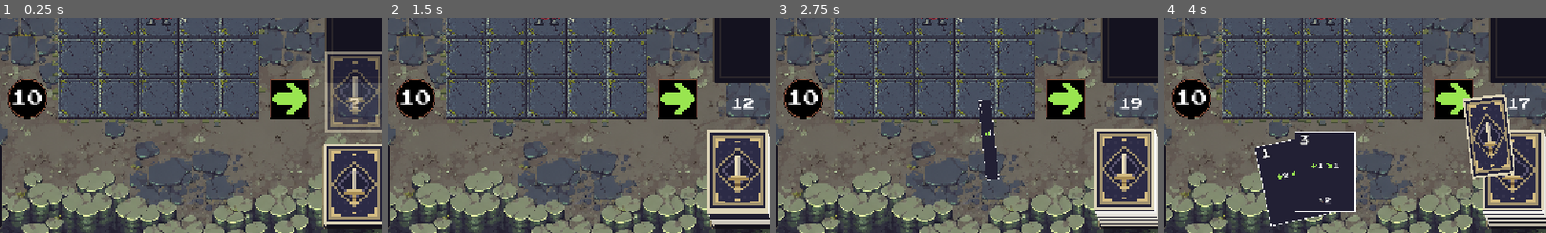
Above: before the commit, frames 1-4 (left to right).
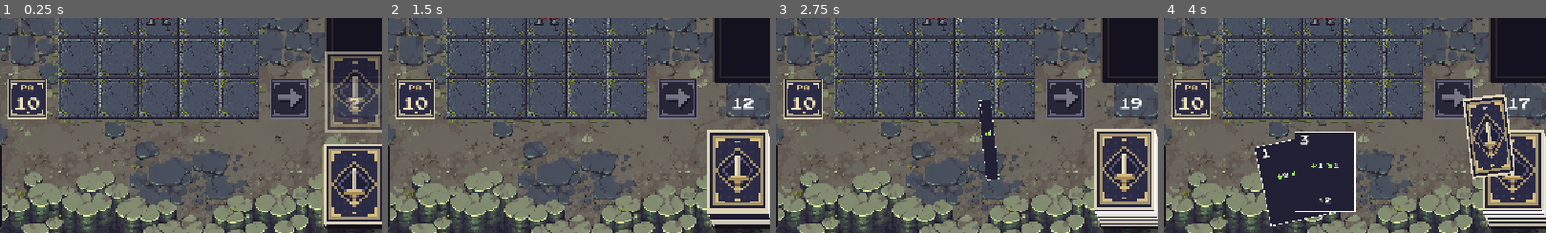
Above: after the commit, the same moments.

Repository: TheLizarditto/Foxtrot1Prototipo
Game: Godot game, scene res://Scenes/main.tscn
Same seed, same stepped clock (60 frames per second), same inputs: the game is played once before the commit and once after it.
Inputs (mouse positions are % of the whole screen's width and height, from its top left):
- Up to frame 1 (0.25 s): no input
- Up to frame 2 (1.5 s): move the mouse to (72, 45) at 0.52 s; click (72, 45) at 0.67 s; move the mouse to (30, 55) at 1.27 s; click (30, 55) at 1.42 s
- Up to frame 3 (2.75 s): move the mouse to (60, 28) at 2.02 s; click (60, 28) at 2.17 s
- Up to frame 4 (4 s): move the mouse to (45, 70) at 2.77 s; click (45, 70) at 2.92 s; move the mouse to (80, 65) at 3.52 s; click (80, 65) at 3.67 s
The pictures show only the part of the screen within x 29-79%, y 50-100%; the shares and areas given below are measured in that part.

The runs differ from the first frame. In frame 1, 3.8% of the frame differs, in the area x 2-81%, y 28-48%; in frame 2, 3.8%; in frame 3, 3.8%; in frame 4, 3.6%.

Commit message:
Feat: funcionalidad de administracion de PA con la cola

Diff:
--- /dev/null
+++ b/Assets/PA/indicador_pa.svg
@@ -0,0 +1,9 @@
+<svg xmlns="http://www.w3.org/2000/svg" width="64" height="64" viewBox="0 0 32 32" shape-rendering="crispEdges">
+  <rect width="32" height="32" fill="#ddd4b7"/>
+  <rect x="1" y="1" width="30" height="30" fill="#222137"/>
+  <rect x="2" y="2" width="28" height="28" fill="#a3936f"/>
+  <rect x="3" y="3" width="26" height="26" fill="#2c2b46"/>
+  <path d="M4 8V4h4 M24 4h4v4 M4 24v4h4 M24 28h4v-4" fill="none" stroke="#ddd4b7" stroke-width="1"/>
+  <rect x="8" y="12" width="16" height="1" fill="#a3936f"/>
+  <rect x="15" y="27" width="2" height="1" fill="#d5bd82"/>
+</svg>
--- /dev/null
+++ b/Assets/Turno/pasar_turno_disabled.svg
@@ -0,0 +1,12 @@
+<svg xmlns="http://www.w3.org/2000/svg" width="64" height="64" viewBox="0 0 32 32" shape-rendering="crispEdges">
+  <rect width="32" height="32" fill="#777482"/>
+  <rect x="1" y="1" width="30" height="30" fill="#222137"/>
+  <rect x="2" y="2" width="28" height="28" fill="#5d5872"/>
+  <rect x="3" y="3" width="26" height="26" fill="#272637"/>
+  <path d="M4 8V4h4 M24 4h4v4 M4 24v4h4 M24 28h4v-4" fill="none" stroke="#777482" stroke-width="1"/>
+  <g transform="translate(0 0)">
+    <path d="M8 14h10V9h2v2h2v2h2v2h2v2h-2v2h-2v2h-2v2h-2v-5H8Z" fill="#171622" transform="translate(0 1)"/>
+    <path d="M7 13h10V8h2v2h2v2h2v2h2v2h-2v2h-2v2h-2v2h-2v-5H7Z" fill="#777482"/>
+    <rect x="7" y="16" width="10" height="1" fill="#5d5872"/>
+  </g>
+</svg>
--- /dev/null
+++ b/Assets/Turno/pasar_turno_hover.svg
@@ -0,0 +1,12 @@
+<svg xmlns="http://www.w3.org/2000/svg" width="64" height="64" viewBox="0 0 32 32" shape-rendering="crispEdges">
+  <rect width="32" height="32" fill="#eee1bb"/>
+  <rect x="1" y="1" width="30" height="30" fill="#222137"/>
+  <rect x="2" y="2" width="28" height="28" fill="#d5bd82"/>
+  <rect x="3" y="3" width="26" height="26" fill="#36344e"/>
+  <path d="M4 8V4h4 M24 4h4v4 M4 24v4h4 M24 28h4v-4" fill="none" stroke="#eee1bb" stroke-width="1"/>
+  <g transform="translate(0 0)">
+    <path d="M8 14h10V9h2v2h2v2h2v2h2v2h-2v2h-2v2h-2v2h-2v-5H8Z" fill="#171622" transform="translate(0 1)"/>
+    <path d="M7 13h10V8h2v2h2v2h2v2h2v2h-2v2h-2v2h-2v2h-2v-5H7Z" fill="#fff1c9"/>
+    <rect x="7" y="16" width="10" height="1" fill="#d5bd82"/>
+  </g>
+</svg>
--- /dev/null
+++ b/Assets/Turno/pasar_turno_normal.svg
@@ -0,0 +1,12 @@
+<svg xmlns="http://www.w3.org/2000/svg" width="64" height="64" viewBox="0 0 32 32" shape-rendering="crispEdges">
+  <rect width="32" height="32" fill="#ddd4b7"/>
+  <rect x="1" y="1" width="30" height="30" fill="#222137"/>
+  <rect x="2" y="2" width="28" height="28" fill="#a3936f"/>
+  <rect x="3" y="3" width="26" height="26" fill="#2c2b46"/>
+  <path d="M4 8V4h4 M24 4h4v4 M4 24v4h4 M24 28h4v-4" fill="none" stroke="#ddd4b7" stroke-width="1"/>
+  <g transform="translate(0 0)">
+    <path d="M8 14h10V9h2v2h2v2h2v2h2v2h-2v2h-2v2h-2v2h-2v-5H8Z" fill="#171622" transform="translate(0 1)"/>
+    <path d="M7 13h10V8h2v2h2v2h2v2h2v2h-2v2h-2v2h-2v2h-2v-5H7Z" fill="#eee1bb"/>
+    <rect x="7" y="16" width="10" height="1" fill="#a3936f"/>
+  </g>
+</svg>
--- /dev/null
+++ b/Assets/Turno/pasar_turno_pressed.svg
@@ -0,0 +1,12 @@
+<svg xmlns="http://www.w3.org/2000/svg" width="64" height="64" viewBox="0 0 32 32" shape-rendering="crispEdges">
+  <rect width="32" height="32" fill="#a3936f"/>
+  <rect x="1" y="1" width="30" height="30" fill="#222137"/>
+  <rect x="2" y="2" width="28" height="28" fill="#725939"/>
+  <rect x="3" y="3" width="26" height="26" fill="#222137"/>
+  <path d="M4 8V4h4 M24 4h4v4 M4 24v4h4 M24 28h4v-4" fill="none" stroke="#a3936f" stroke-width="1"/>
+  <g transform="translate(1 1)">
+    <path d="M8 14h10V9h2v2h2v2h2v2h2v2h-2v2h-2v2h-2v2h-2v-5H8Z" fill="#171622" transform="translate(0 1)"/>
+    <path d="M7 13h10V8h2v2h2v2h2v2h2v2h-2v2h-2v2h-2v2h-2v-5H7Z" fill="#d5bd82"/>
+    <rect x="7" y="16" width="10" height="1" fill="#725939"/>
+  </g>
+</svg>
--- a/Scenes/puntos_accion.tscn
+++ b/Scenes/puntos_accion.tscn
@@ -1,7 +1,7 @@
 [gd_scene load_steps=3 format=3]
 
 [ext_resource type="Script" path="res://Scripts/puntos_accion.gd" id="1_puntos"]
-[ext_resource type="Texture2D" path="res://Assets/PA/pa.png" id="2_pa"]
+[ext_resource type="Texture2D" path="res://Assets/PA/indicador_pa.svg" id="2_pa"]
 
 [node name="PuntosAccion" type="Node2D"]
 script = ExtResource("1_puntos")
@@ -10,14 +10,27 @@
 texture = ExtResource("2_pa")
 
 [node name="ContadorPuntos" type="Label" parent="."]
-offset_left = -32.0
-offset_top = -32.0
-offset_right = 32.0
-offset_bottom = 32.0
-theme_override_colors/font_color = Color(1, 1, 1, 1)
-theme_override_colors/font_outline_color = Color(0.05, 0.05, 0.05, 1)
-theme_override_constants/outline_size = 4
-theme_override_font_sizes/font_size = 26
+offset_left = -26.0
+offset_top = -5.0
+offset_right = 26.0
+offset_bottom = 24.0
+theme_override_colors/font_color = Color(0.933, 0.882, 0.733, 1)
+theme_override_colors/font_outline_color = Color(0.133, 0.129, 0.216, 1)
+theme_override_constants/outline_size = 2
+theme_override_font_sizes/font_size = 22
 text = "10"
 horizontal_alignment = 1
 vertical_alignment = 1
+mouse_filter = 2
+
+[node name="Titulo" type="Label" parent="."]
+offset_left = -24.0
+offset_top = -24.0
+offset_right = 24.0
+offset_bottom = -9.0
+theme_override_colors/font_color = Color(0.835, 0.741, 0.510, 1)
+theme_override_font_sizes/font_size = 10
+text = "PA"
+horizontal_alignment = 1
+vertical_alignment = 1
+mouse_filter = 2
--- a/Scenes/turno.tscn
+++ b/Scenes/turno.tscn
@@ -1,7 +1,10 @@
 [gd_scene format=3 uid="uid://b4c31gckogab5"]
 
 [ext_resource type="Script" uid="uid://bchnjeq43k8ey" path="res://Scripts/turnos.gd" id="1_ip8jh"]
-[ext_resource type="Texture2D" uid="uid://b78v280m3k8vq" path="res://Assets/Turno/botonturno.png" id="2_boton"]
+[ext_resource type="Texture2D" path="res://Assets/Turno/pasar_turno_normal.svg" id="2_boton"]
+[ext_resource type="Texture2D" path="res://Assets/Turno/pasar_turno_hover.svg" id="3_hover"]
+[ext_resource type="Texture2D" path="res://Assets/Turno/pasar_turno_pressed.svg" id="4_pressed"]
+[ext_resource type="Texture2D" path="res://Assets/Turno/pasar_turno_disabled.svg" id="5_disabled"]
 
 [node name="Turno" type="Node2D" unique_id=1298612257]
 script = ExtResource("1_ip8jh")
@@ -12,5 +15,10 @@
 offset_right = 240.0
 offset_bottom = 160.0
 texture_normal = ExtResource("2_boton")
+texture_pressed = ExtResource("4_pressed")
+texture_hover = ExtResource("3_hover")
+texture_disabled = ExtResource("5_disabled")
+tooltip_text = "Pasar turno"
+mouse_default_cursor_shape = 2
 
 [connection signal="pressed" from="BotonTurno" to="." method="_al_presionar_boton_turno"]
Not shown, added: Assets/PA/indicador_pa.svg.import
Not shown, added: Assets/Turno/pasar_turno_disabled.svg.import
Not shown, added: Assets/Turno/pasar_turno_hover.svg.import
Not shown, added: Assets/Turno/pasar_turno_normal.svg.import
Not shown, added: Assets/Turno/pasar_turno_pressed.svg.import
